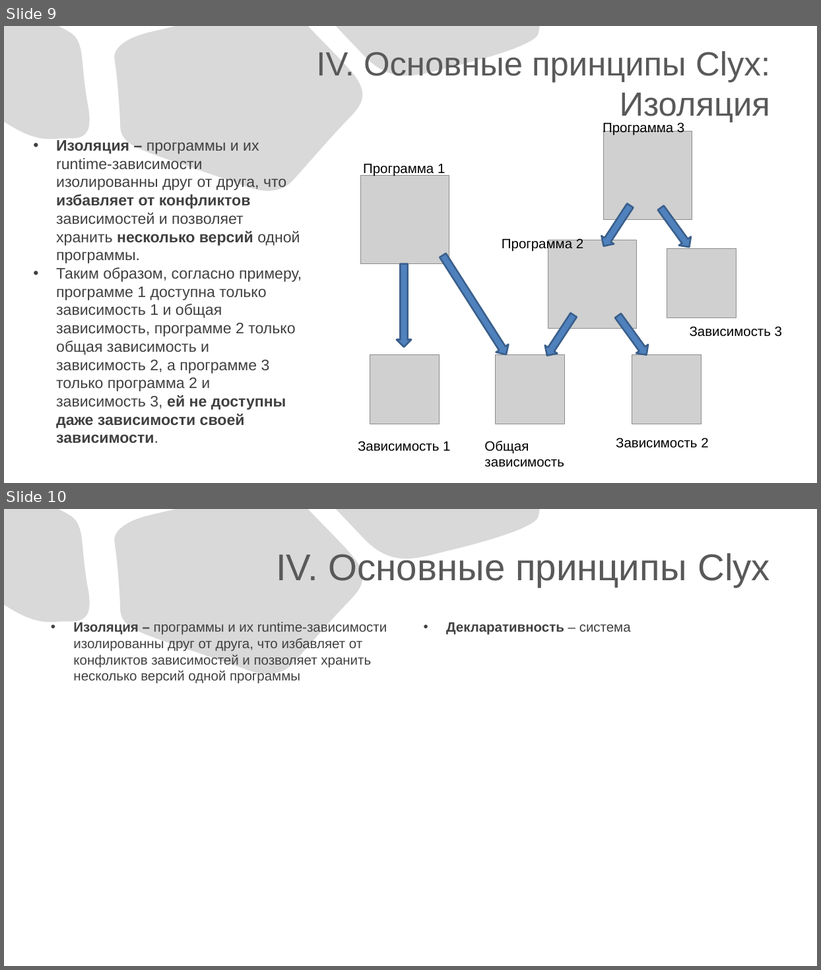
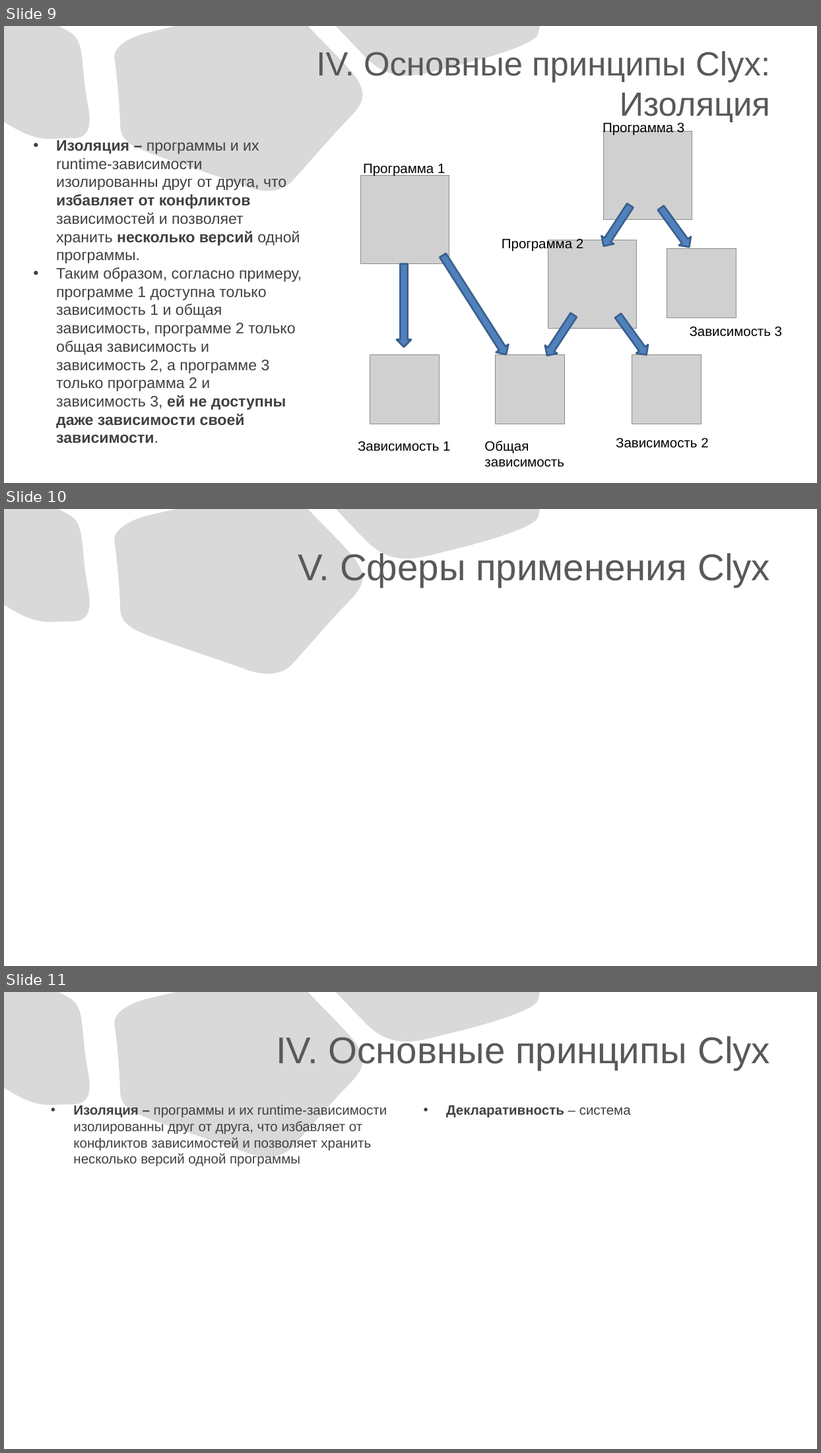
Before and after one commit to slawacats/clyx, a slide deck: ClyxOS.pptx. Shown one above the other, each under a label of ours: slides 9 and 10 before the commit, slides 9, 10 and 11 after it. The pictures are 821x970 and 821x1453 pixels, drawn with LibreOffice and Linux fonts; fonts in the diff are those of the drawing; grey boxes stand for pictures. Boxes give left, top, right and bottom in pixels: in the first picture for what was removed or moved away, otherwise in the second. Text is boxed around its words. In the diff, an @@ line names an element or a change of style, - is before the commit and + after.

```diff
--- a/ClyxOS.pptx
+++ b/ClyxOS.pptx
@@ slide 10 added at [4,509,817,966], background #FFFFFF; not listed: 3 template elements that a slide beside it also shows @@
@@ title added at [298,553,770,587], 44 pt, text #595959 @@
+V. Сферы применения Clyx
@@ what was slide 10 is now slide 11 @@
```
Also in this commit, not shown: 2 other files.
